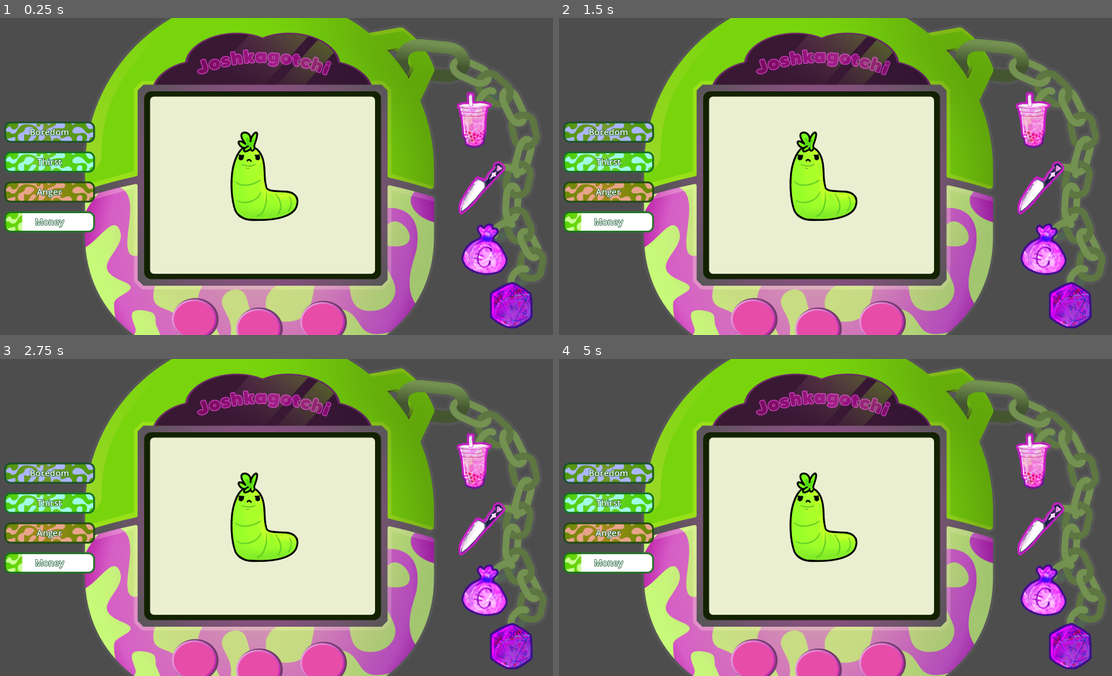
Above: before the commit, frames 1-4 (two rows, left to right).
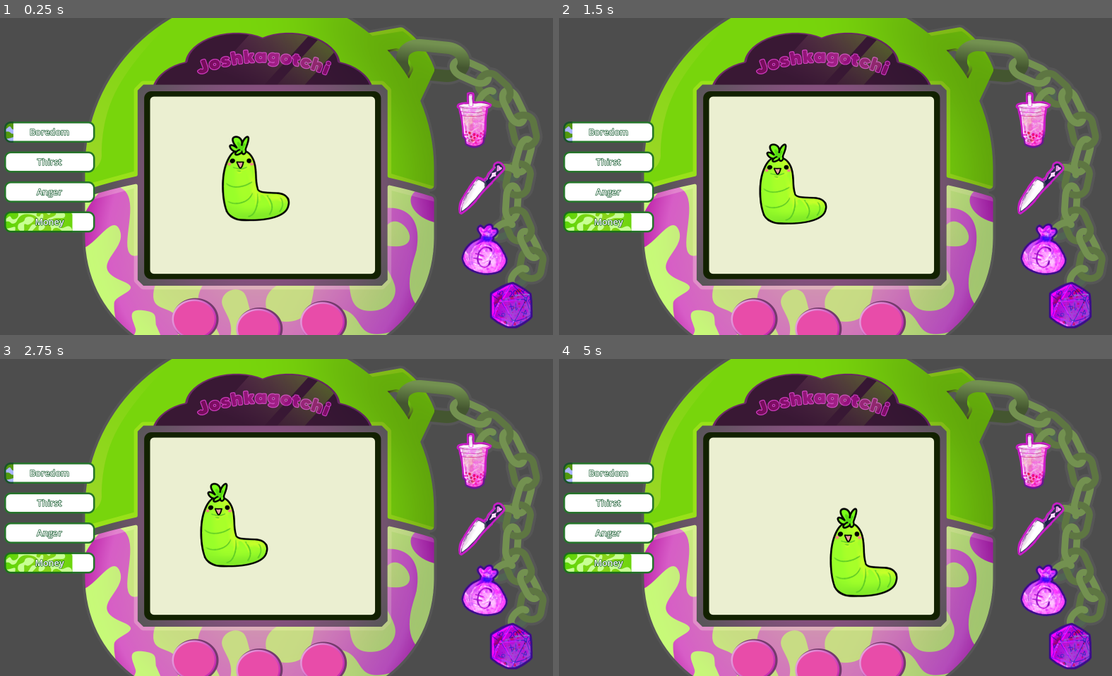
Above: after the commit, the same moments.

Repository: BlustrawberRi/Joshkagochi
Game: Godot game, scene res://Scenes/debug_ri.tscn
Same seed, same stepped clock (60 frames per second), same inputs: the game is played once before the commit and once after it. The project has no main scene, so this scene is started directly. The engine's default icon, where the game draws it, is replaced by a stand-in: a white triangle on a blue panel in a dark square.
Inputs (mouse positions are in pixels of both pictures, inside the frame that each line leads up to):
- Up to frame 1 (0.25 s): no input
- Up to frame 2 (1.5 s): click (1045, 249) at 0.52 s; click (1045, 249) at 1.27 s
- Up to frame 3 (2.75 s): click (486, 590) at 2.02 s
- Up to frame 4 (5 s): move the mouse to (957, 501) at 2.77 s; move the mouse to (719, 533) at 3.52 s; move the mouse to (885, 447) at 4.27 s

The runs differ from the first frame. In frame 1, 4.7% of the frame differs, in the area x 0-55%, y 32-68%; in frame 2, 6.2%; in frame 3, 6.3%; in frame 4, 6.6%, in the area x 0-62%, y 32-76%.

Commit message:
Add item influence several stats.

Diff:
--- a/Scenes/debug_ri.tscn
+++ b/Scenes/debug_ri.tscn
@@ -48,12 +48,44 @@
 offset_bottom = 403.0
 grow_horizontal = 0
 
-[node name="Item" parent="Items" instance=ExtResource("2_6xvl5")]
+[node name="Thirst" parent="Items" instance=ExtResource("2_pl56k")]
+layout_mode = 2
+anchors_preset = 0
+anchor_right = 0.0
+anchor_bottom = 0.0
+offset_left = 343.0
+offset_top = 155.0
+offset_right = 471.0
+offset_bottom = 155.0
+influences = Dictionary[int, int]({
+1: -10,
+3: -10
+})
+
+[node name="Anger" parent="Items" instance=ExtResource("3_6xvl5")]
+layout_mode = 2
+anchors_preset = 0
+anchor_right = 0.0
+anchor_bottom = 0.0
+offset_left = 366.0
+offset_top = 346.0
+offset_right = 494.0
+offset_bottom = 346.0
+influences = Dictionary[int, int]({
+2: -10,
+4: 10
+})
+
+[node name="Money" parent="Items" instance=ExtResource("2_6xvl5")]
 layout_mode = 1
 offset_left = 380.0
 offset_top = 520.0
 offset_right = 380.0
-offset_bottom = 520.0
+offset_bottom = 327.0
+influences = Dictionary[int, int]({
+2: 7,
+3: 15
+})
 
 [node name="Boredom" parent="Items" instance=ExtResource("1_dvldc")]
 layout_mode = 2
@@ -64,26 +96,9 @@
 offset_top = 678.0
 offset_right = 580.0
 offset_bottom = 678.0
-
-[node name="Thirst" parent="Items" instance=ExtResource("2_pl56k")]
-layout_mode = 2
-anchors_preset = 0
-anchor_right = 0.0
-anchor_bottom = 0.0
-offset_left = 343.0
-offset_top = 155.0
-offset_right = 471.0
-offset_bottom = 155.0
-
-[node name="Anger" parent="Items" instance=ExtResource("3_6xvl5")]
-layout_mode = 2
-anchors_preset = 0
-anchor_right = 0.0
-anchor_bottom = 0.0
-offset_left = 366.0
-offset_top = 346.0
-offset_right = 494.0
-offset_bottom = 346.0
+influences = Dictionary[int, int]({
+0: -7
+})
 
 [node name="Worm" parent="." instance=ExtResource("4_qqy2t")]
 position = Vector2(777, 450)
@@ -97,8 +112,11 @@
 grow_vertical = 2
 
 [node name="Button" type="Button" parent="GameOver"]
-offset_right = 92.0
-offset_bottom = 31.0
+layout_mode = 0
+offset_left = 43.0
+offset_top = 39.0
+offset_right = 135.0
+offset_bottom = 70.0
 text = "END GAME"
 script = ExtResource("11_1sc7q")
 
--- a/Scripts/StatsManager.gd
+++ b/Scripts/StatsManager.gd
@@ -3,11 +3,11 @@
 enum stats {boredom, thirst, anger, money, crime}
 
 var stats_dict := {
-	stats.boredom : 100.0,
-	stats.thirst : 100.0,
-	stats.anger : 100.0,
-	stats.money : 20.0,
-	stats.crime : 100.0,
+	stats.boredom : 10.0,
+	stats.thirst : 0.0,
+	stats.anger : 0.0,
+	stats.money : 75.0,
+	stats.crime : 0.0,
 }
 
 var stats_changed := {
@@ -21,11 +21,12 @@
 signal stat_change(stat, value)
 
 func update_stat(stat: stats, change: float):
-	var new_value = max(0, stats_dict.get(stat) + change)
+	var new_value = min(100, max(0, stats_dict.get(stat) + change))
 	stats_dict.set(stat, new_value)
 	stat_change.emit(stat, new_value)
 	stats_changed.set(stat, stats_changed.get(stat) + 1)
 	print("Stat: ", stat, " Value: ", stats_dict.get(stat))
 
+
 func get_stat_value(stat:stats) -> int:
 	return stats_dict.get(stat)
--- a/Scripts/end_game.gd
+++ b/Scripts/end_game.gd
@@ -39,7 +39,7 @@
 	self.visible = false
 	StatsManager.stat_change.connect(check_set_visible)
 
-func check_set_visible():
+func check_set_visible(_stat, _value):
 	current_item_uses += 1
 	if (current_item_uses >= visible_after_item_uses):
 		self.visible = true
--- a/Scripts/item.gd
+++ b/Scripts/item.gd
@@ -1,9 +1,7 @@
 extends Control
 class_name Item
 
-
-@export var stat: StatsManager.stats
-@export_range(-20,0, 1.0) var difference: float = -10
+@export var influences: Dictionary [StatsManager.stats, int]
 
 var _is_pressed : bool
 var _mouse_pos_offset : Vector2
--- a/Scripts/worm_fsm.gd
+++ b/Scripts/worm_fsm.gd
@@ -18,10 +18,11 @@
 
 func calculate_mood():
 	var previous_mood = mood
-	var total_stimulation = 0
+	var total_stimulation:float = 0
 	for stat in StatsManager.stats_dict:
+		if stat == StatsManager.stats.crime: continue # don't count crime
 		total_stimulation += StatsManager.get_stat_value(stat)
-	total_stimulation = total_stimulation/StatsManager.stats_dict.size()
+	total_stimulation = total_stimulation/(StatsManager.stats_dict.size()-1)
 
 	print("stim: ",total_stimulation)
 
@@ -55,8 +56,10 @@
 	var item = area.get_parent()
 	if item is not Item: return
 
-	print(StatsManager.stats.find_key( item.stat))
-	StatsManager.update_stat(item.stat, item.difference)
+	for s in item.influences:
+		print (StatsManager.stats.find_key(s), item.influences[s])
+		#print(StatsManager.stats.find_key( s.key))
+		StatsManager.update_stat(s, item.influences[s])
 	# todo: start remedy periodical update
 
 
